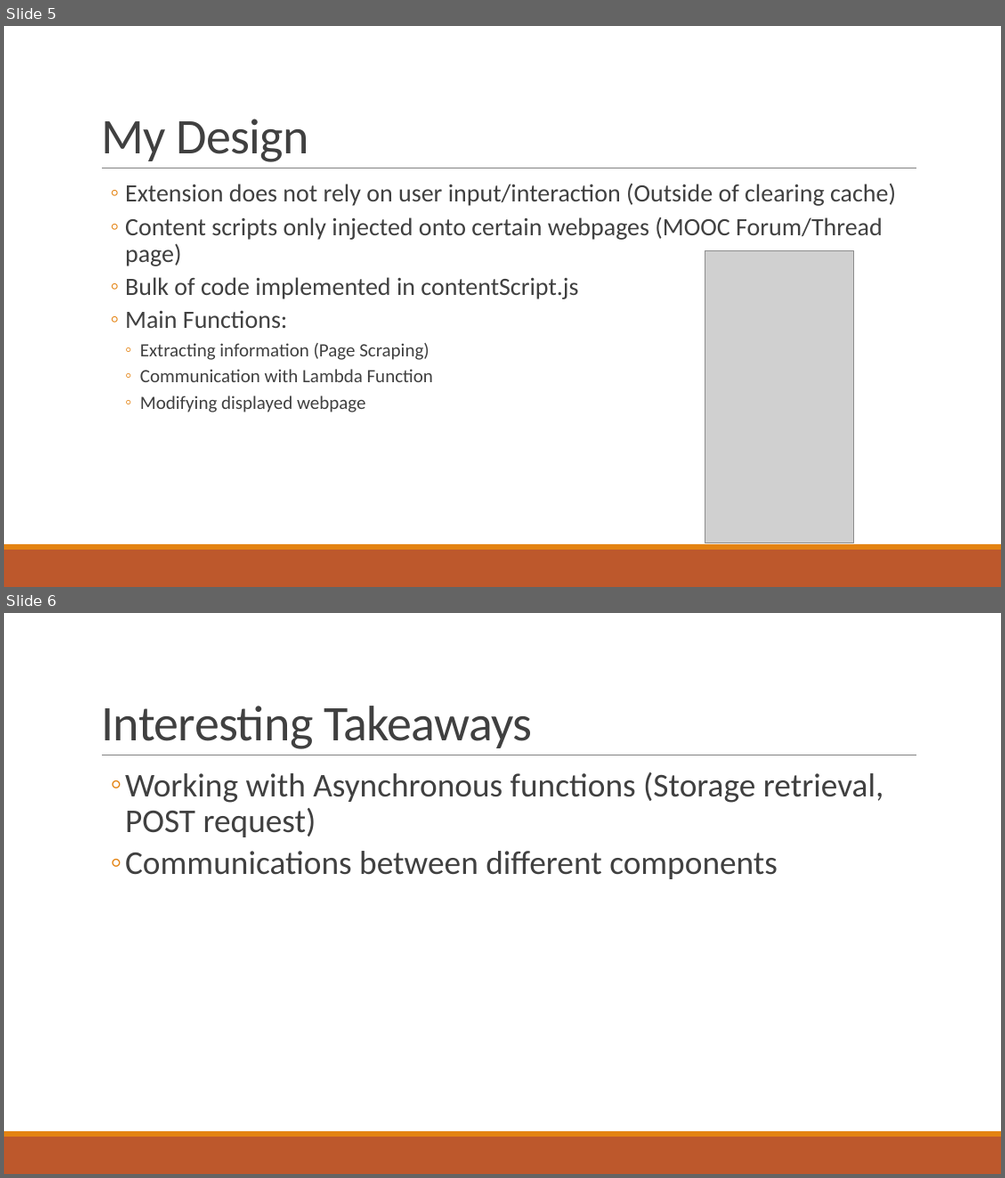
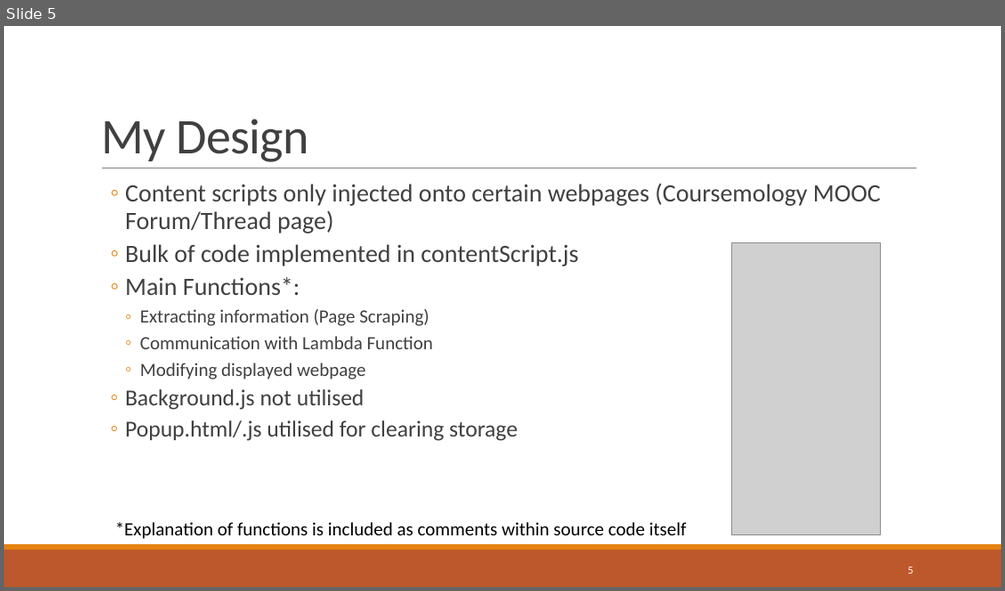
Before and after one commit to WING-NUS/forum-extension, a slide deck: Presentations/Implementation Presentation(WING).pptx. Shown one above the other, each under a label of ours: slides 5 and 6 before the commit, slide 5 after it. The pictures are 1005x1178 and 1005x591 pixels, drawn with LibreOffice and Linux fonts; fonts in the diff are those of the drawing; grey boxes stand for pictures. Boxes give left, top, right and bottom in pixels: in the first picture for what was removed or moved away, otherwise in the second. Text is boxed around its words. In the diff, an @@ line names an element or a change of style, - is before the commit and + after.

```diff
--- a/Presentations/Implementation Presentation(WING).pptx
+++ b/Presentations/Implementation Presentation(WING).pptx
@@ slide 6 removed at bbox=[4, 613, 1001, 1174], background #FFFFFF; not listed: 3 template elements that a slide beside it also shows @@
@@ title removed at bbox=[101, 706, 533, 749] @@
-Interesting Takeaways
@@ text removed at bbox=[125, 772, 883, 879] @@
-  ◦ Working with Asynchronous functions (Storage retrieval, POST request)
-  ◦ Communications between different components
@@ slide 5 changed as well @@
@@ text at bbox=[125, 184, 881, 233]: text changed @@
-  ◦ Extension does not rely on user input/interaction (Outside of clearing cache)
-  ◦ Content scripts only injected onto certain webpages (MOOC Forum/Thread page)
+  ◦ Content scripts only injected onto certain webpages (Coursemology MOOC Forum/Thread page)
@@ picture: place and size @@
-picture at bbox=[704, 250, 853, 543]
+picture at bbox=[732, 243, 881, 535]
@@ text at bbox=[125, 277, 300, 295]: text changed @@
-  ◦ Main Functions:
+  ◦ Main Functions*:
@@ text at bbox=[125, 389, 518, 441]: paragraphs added @@
+  ◦ Background.js not utilised
+  ◦ Popup.html/.js utilised for clearing storage
@@ text added at bbox=[115, 522, 687, 539], 18 pt, text #000000 @@
+*Explanation of functions is included as comments within source code itself
@@ page number added at bbox=[907, 566, 913, 573], 10.5 pt, text #FFFFFF @@
+5
```
Also in this commit, not shown: 11 other slides changed, 1 other file.
